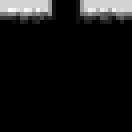
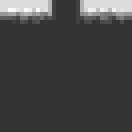
Layers edited between the first and the second 132 x 132 image:
added layer "Layer 8" (20%) above "Layer 7" over [0, 0, 132, 132]
